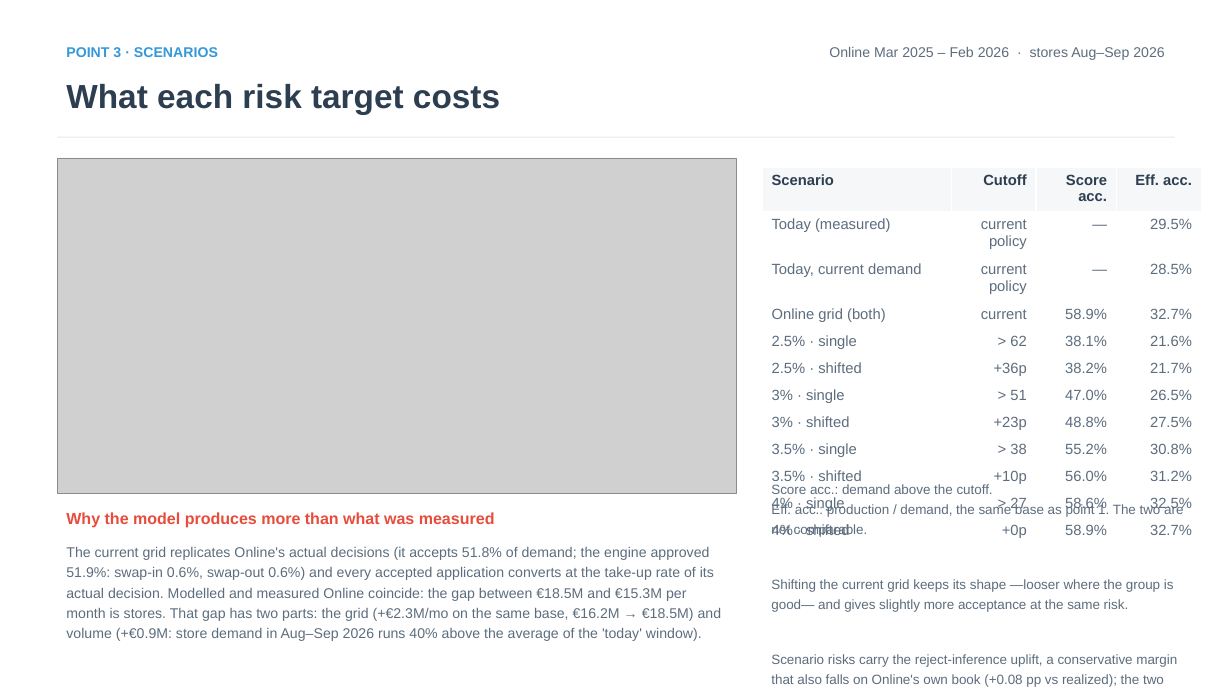
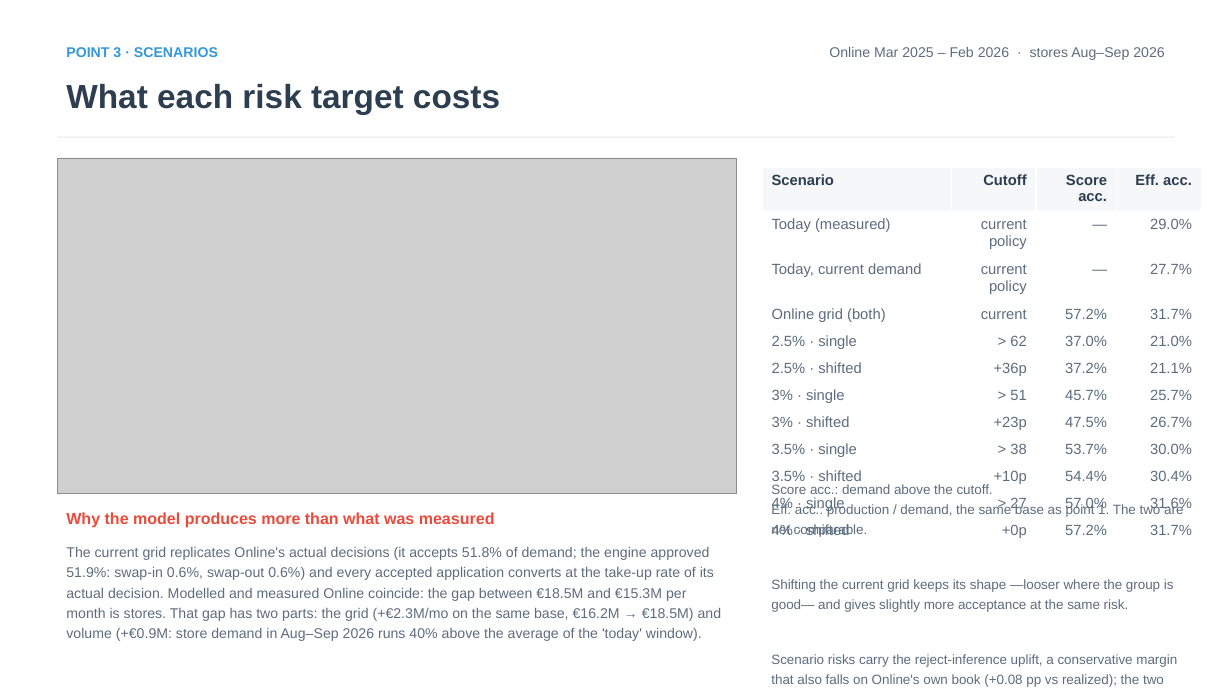
Before and after one commit to iocariz/scoring_tools, a slide deck: slide 7 of output/apple_deck/Apple_EFX_Study.pptx. Drawn at 1232x693 pixels with LibreOffice and Linux fonts; fonts in the diff are those of the drawing; grey boxes stand for pictures. Boxes give left, top, right and bottom in pixels: in the first picture for what was removed or moved away, otherwise in the second. Text is boxed around its words. In the diff, an @@ line names an element or a change of style, - is before the commit and + after.

```diff
--- a/output/apple_deck/Apple_EFX_Study.pptx
+++ b/output/apple_deck/Apple_EFX_Study.pptx
@@ table at box(762, 167, 1202, 542) @@
-row 2, column 4: 29.5%
+row 2, column 4: 29.0%
-row 3, column 4: 28.5%
+row 3, column 4: 27.7%
-row 4, column 3: 58.9%
+row 4, column 3: 57.2%
-row 4, column 4: 32.7%
+row 4, column 4: 31.7%
-row 5, column 3: 38.1%
+row 5, column 3: 37.0%
-row 5, column 4: 21.6%
+row 5, column 4: 21.0%
-row 6, column 3: 38.2%
+row 6, column 3: 37.2%
-row 6, column 4: 21.7%
+row 6, column 4: 21.1%
-row 7, column 3: 47.0%
+row 7, column 3: 45.7%
-row 7, column 4: 26.5%
+row 7, column 4: 25.7%
-row 8, column 3: 48.8%
+row 8, column 3: 47.5%
-row 8, column 4: 27.5%
+row 8, column 4: 26.7%
-row 9, column 3: 55.2%
+row 9, column 3: 53.7%
-row 9, column 4: 30.8%
+row 9, column 4: 30.0%
-row 10, column 3: 56.0%
+row 10, column 3: 54.4%
-row 10, column 4: 31.2%
+row 10, column 4: 30.4%
-row 11, column 3: 58.6%
+row 11, column 3: 57.0%
-row 11, column 4: 32.5%
+row 11, column 4: 31.6%
-row 12, column 3: 58.9%
+row 12, column 3: 57.2%
-row 12, column 4: 32.7%
+row 12, column 4: 31.7%
```
Also in this commit, not shown: 11 other slides changed, 6 other files.
